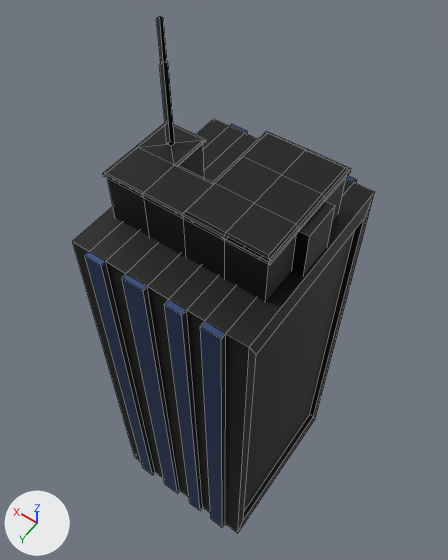
The FBX model Stock Rising/Assets/Objects/Miniatures/5.fbx, before and after one commit.
Both versions are drawn from a 50 mm lens placed at (-41.0, 26.8, 78.8), pointed at (-17.7, -5.9, 27.4). Every picture has the same lights, and +X, +Y and +Z are marked at lower left. Mesh edges are drawn as thin lines. Where no turn or scale is listed for an object, it has been applied to the vertices. Vertices at the same position are counted once.
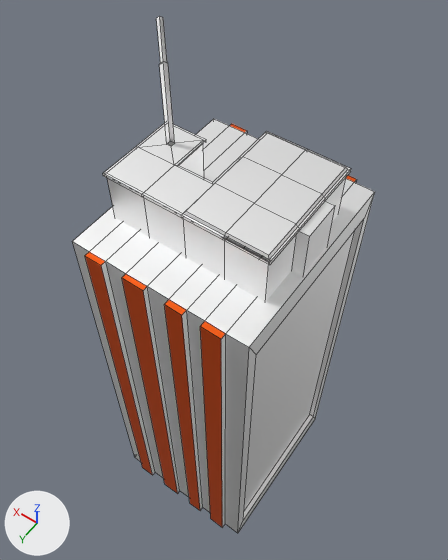
The newer file is also rescaled (x0.299), turned or shifted as a whole; pictures and numbers use the older file's frame.

The change, as a list of edits to the scene's bpy script:
```text
Add mat_material_002:
    mat_material_002 = principled_material('Material.002')
    mat_material_002.base_color = (1.0, 1.0, 1.0)  # white #ffffff
    mat_material_002.metallic = 0.87
Add mat_material_003:
    mat_material_003 = principled_material('Material.003')
    mat_material_003.base_color = (1.0, 0.136, 0.0123)  # orange #ff671d
    mat_material_003.metallic = 0.885
Change me_cube_010:
    where me_cube_010.from_pydata(...)  # 250 vertices, 165 faces; spans x -7.8..10.0, y -10.4..10.6, z -10.0..51.9
    used by ob_cube_008; location = (-20.8, -3.8, 4.2)
    me_cube_010 part 1: all 24 faces that had it switch from mat_material (blue #485c87) to mat_material_003 (orange #ff671d)
    me_cube_010 part 2: all 141 faces that had it switch from mat_material_006 (black #000000) to mat_material_002 (white #ffffff)
```

Changed parts and their boxes (x1, y1, x2, y2) in the pictures (448 x 560 px):
part 1 of me_cube_010, recoloured
    both: (85, 124, 356, 527)
part 2 of me_cube_010, recoloured (black to white)
    both: (72, 16, 375, 533)
